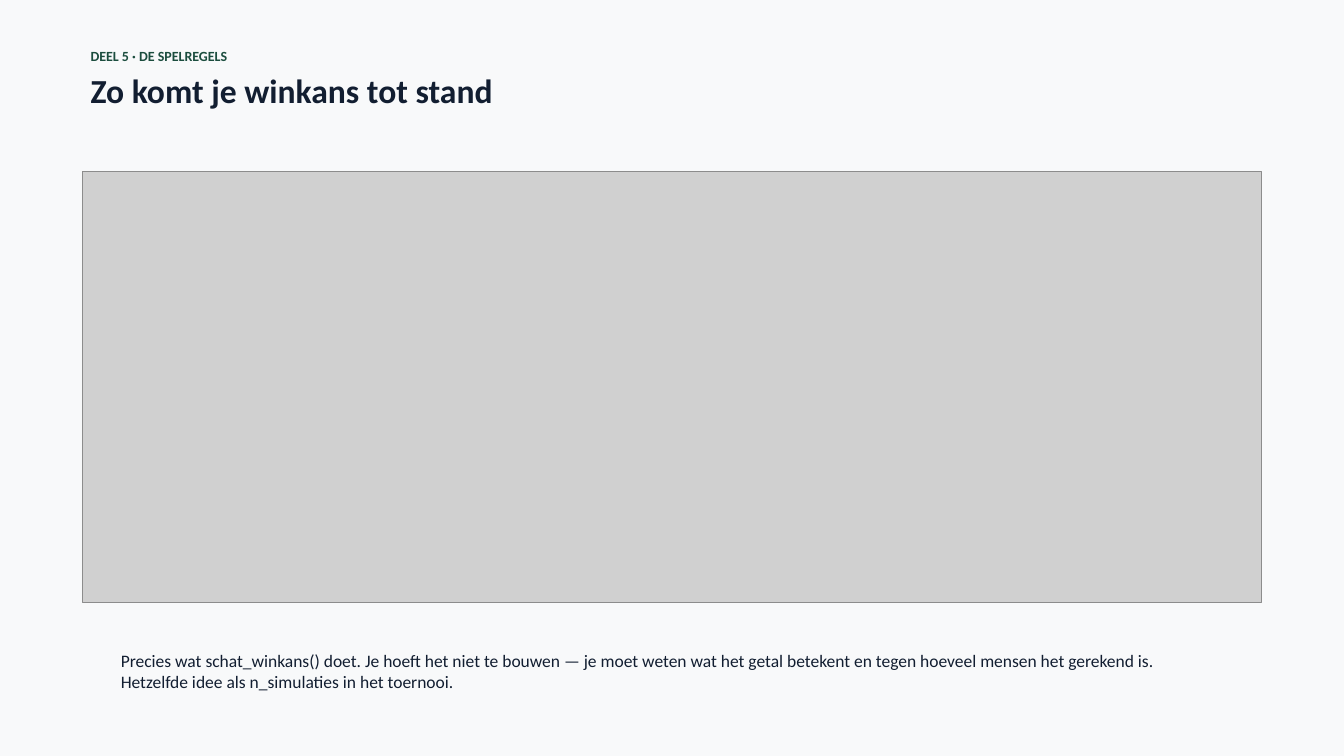
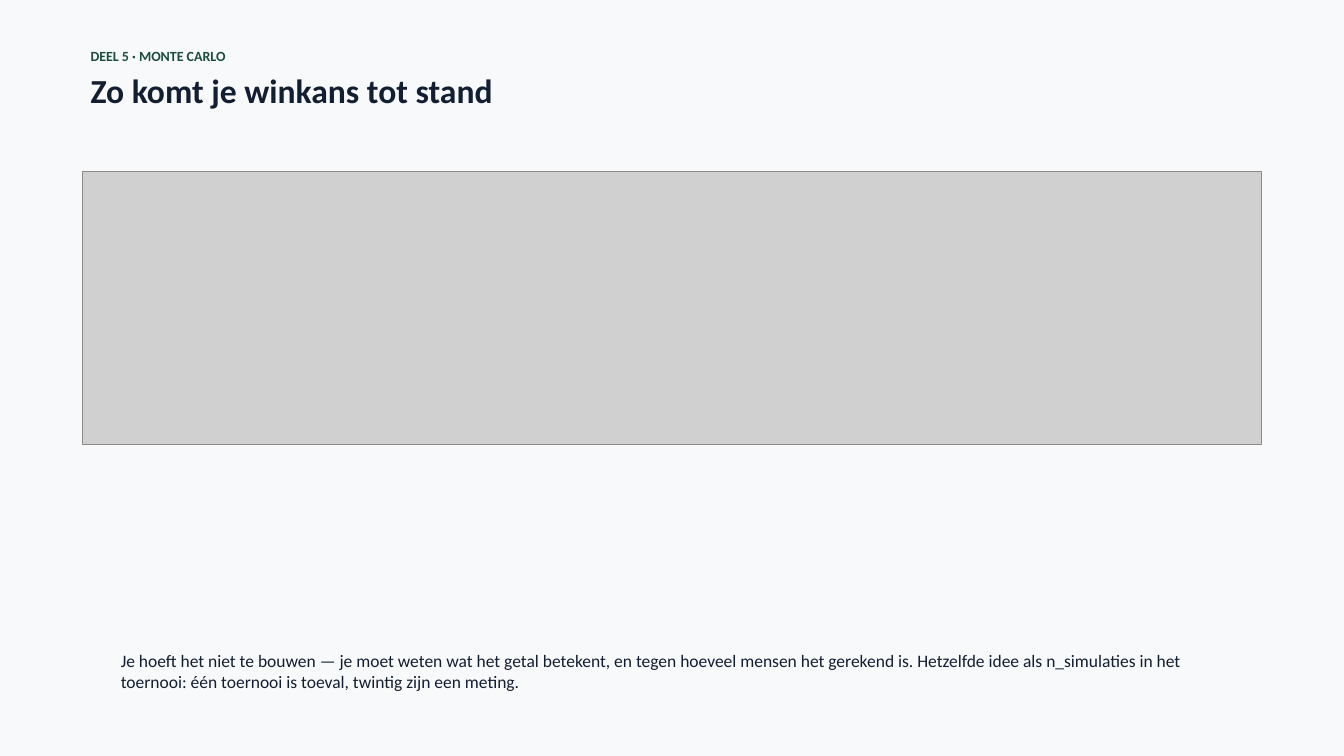
Before and after one commit to finturion/poker-analytics-challenge, a slide deck: slide 21 of powerpoints/Pokerbot_Upgrade_Week3.pptx. Drawn at 1344x756 pixels with LibreOffice and Linux fonts; fonts in the diff are those of the drawing; grey boxes stand for pictures. Boxes give left, top, right and bottom in pixels: in the first picture for what was removed or moved away, otherwise in the second. Text is boxed around its words. In the diff, an @@ line names an element or a change of style, - is before the commit and + after.

```diff
--- a/powerpoints/Pokerbot_Upgrade_Week3.pptx
+++ b/powerpoints/Pokerbot_Upgrade_Week3.pptx
@@ text at <box>91,52,226,61</box>: text changed @@
-DEEL 5 · DE SPELREGELS
+DEEL 5 · MONTE CARLO
@@ picture: place and size @@
-picture at <box>83,171,1262,603</box>
+picture at <box>83,171,1262,445</box>
@@ text at <box>121,655,1181,691</box>: text changed @@
-Precies wat schat_winkans() doet. Je hoeft het niet te bouwen — je moet weten wat het getal betekent en tegen hoeveel mensen het gerekend is. Hetzelfde idee als n_simulaties in het toernooi.
+Je hoeft het niet te bouwen — je moet weten wat het getal betekent, en tegen hoeveel mensen het gerekend is. Hetzelfde idee als n_simulaties in het toernooi: één toernooi is toeval, twintig zijn een meting.
```
Also in this commit, not shown: 7 other slides changed, 6 other files.
